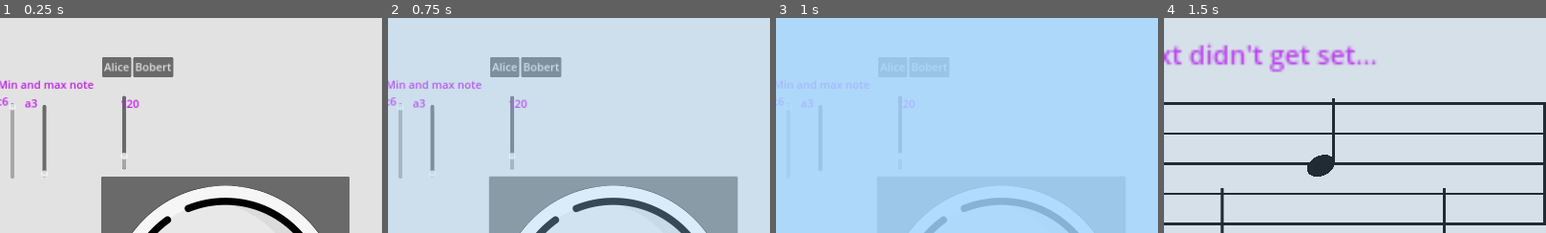
Above: before the commit, frames 1-4 (left to right).
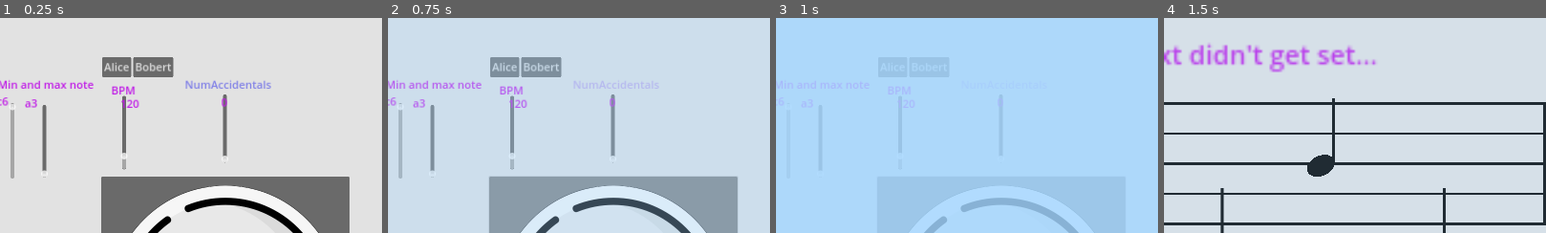
Above: after the commit, the same moments.

Repository: Sniggiho/COMP225-Reluna
Game: Godot game, scene res://Scenes/FreeplaySettingsMenu/FreeplaySettingsMenu.tscn
The game is run twice, just before and just after one commit, with the same random seed, the same clock (stepped at 60 frames per second) and the same inputs. This scene is started directly instead of the project's main scene.
Inputs (mouse positions are % of the whole screen's width and height, from its top left):
- Up to frame 1 (0.25 s): no input
- Up to frame 2 (0.75 s): click (74, 66) at 0.5 s
- Up to frame 3 (1 s): no input
- Up to frame 4 (1.5 s): click (37, 27) at 1.27 s
The pictures show only the part of the screen within x 45-95%, y 0-50%; the shares and areas given below are measured in that part.

The runs differ from the first frame. In frame 1, 1.0% of the frame differs, in the area x 29-71%, y 28-68%; in frame 2, 0.7%; in frame 3, less than 0.1%; in frame 4, nothing differs.

Commit message:
Added test shader, num accidentals now passed to GLevelData

Diff:
--- /dev/null
+++ b/Project/Scenes/FreeplaySettingsMenu/FreeplaySettingsMenu.gdshader
@@ -0,0 +1,8 @@
+shader_type canvas_item;
+
+uniform vec2 mousePosition;
+
+void fragment() {
+	COLOR.x = mousePosition.x;
+	COLOR.y = mousePosition.y;
+}
--- a/Project/Scenes/FreeplaySettingsMenu/FreeplaySettingsMenu.tscn
+++ b/Project/Scenes/FreeplaySettingsMenu/FreeplaySettingsMenu.tscn
@@ -11,6 +11,13 @@
 [ext_resource type="Script" path="res://Scenes/FreeplaySettingsMenu/MinNote.gd" id="9_vy4th"]
 [ext_resource type="Script" path="res://Scenes/FreeplaySettingsMenu/MaxNote.gd" id="10_dyvte"]
 [ext_resource type="Script" path="res://Scenes/FreeplaySettingsMenu/BPM.gd" id="11_lxjt2"]
+[ext_resource type="Script" path="res://Scenes/FreeplaySettingsMenu/NumAccidentals.gd" id="12_h41v1"]
+[ext_resource type="Shader" path="res://Scenes/FreeplaySettingsMenu/FreeplaySettingsMenu.gdshader" id="12_wkt3d"]
+[ext_resource type="Script" path="res://Scenes/FreeplaySettingsMenu/RichTextLabel.gd" id="13_3tafd"]
+
+[sub_resource type="ShaderMaterial" id="ShaderMaterial_hdgyu"]
+shader = ExtResource("12_wkt3d")
+shader_parameter/mousePosition = null
 
 [node name="FreeplaySettingsMenu" type="Node2D"]
 script = ExtResource("1_qg26p")
@@ -61,6 +68,15 @@
 allow_greater = true
 script = ExtResource("3_obu2l")
 
+[node name="numNotesLabel" type="RichTextLabel" parent="."]
+offset_left = 290.0
+offset_top = 106.0
+offset_right = 447.0
+offset_bottom = 170.0
+text = "Num notes,
+num detuned"
+fit_content = true
+
 [node name="MaxDetuneCents" type="VSlider" parent="."]
 offset_left = 561.0
 offset_top = 158.0
@@ -81,22 +97,13 @@
 value = 20.0
 script = ExtResource("6_pf2lm")
 
-[node name="Button" type="Button" parent="."]
+[node name="PlayButton" type="Button" parent="."]
 offset_left = 932.0
 offset_top = 332.0
 offset_right = 1452.0
 offset_bottom = 852.0
 theme = ExtResource("7_adwbt")
 icon = ExtResource("7_u3omm")
-
-[node name="numNotesLabel" type="RichTextLabel" parent="."]
-offset_left = 290.0
-offset_top = 106.0
-offset_right = 447.0
-offset_bottom = 165.0
-text = "Num notes,
-num detuned"
-fit_content = true
 
 [node name="detunedCents" type="RichTextLabel" parent="."]
 offset_left = 508.0
@@ -137,6 +144,33 @@
 value = 120.0
 script = ExtResource("11_lxjt2")
 
+[node name="RichTextLabel" type="RichTextLabel" parent="BPM"]
+layout_mode = 0
+offset_left = -19.0
+offset_top = -28.0
+offset_right = 57.0
+offset_bottom = 12.0
+text = "BPM"
+
+[node name="NumAccidentals" type="VSlider" parent="."]
+offset_left = 1183.0
+offset_top = 160.0
+offset_right = 1199.0
+offset_bottom = 303.0
+max_value = 6.0
+script = ExtResource("12_h41v1")
+
+[node name="RichTextLabel" type="RichTextLabel" parent="NumAccidentals"]
+material = SubResource("ShaderMaterial_hdgyu")
+layout_mode = 0
+offset_left = -76.0
+offset_top = -37.0
+offset_right = 139.0
+offset_bottom = 3.0
+text = "NumAccidentals"
+script = ExtResource("13_3tafd")
+shader = ExtResource("12_wkt3d")
+
 [connection signal="item_selected" from="DetuneDirection" to="DetuneDirection" method="_on_item_selected"]
 [connection signal="drag_ended" from="NumNotes" to="NumDetuned" method="_on_num_notes_drag_ended"]
 [connection signal="value_changed" from="NumNotes" to="NumNotes" method="_on_value_changed"]
@@ -145,9 +179,10 @@
 [connection signal="value_changed" from="MaxDetuneCents" to="MaxDetuneCents" method="_on_value_changed"]
 [connection signal="value_changed" from="MaxDetuneCents" to="MinDetuneCents" method="_on_max_detune_cents_value_changed"]
 [connection signal="value_changed" from="MinDetuneCents" to="MinDetuneCents" method="_on_value_changed"]
-[connection signal="pressed" from="Button" to="." method="_on_button_pressed"]
+[connection signal="pressed" from="PlayButton" to="." method="_on_button_pressed"]
 [connection signal="value_changed" from="MinNote" to="MinNote" method="_on_value_changed"]
 [connection signal="value_changed" from="MinNote" to="MaxNote" method="_on_min_note_value_changed"]
 [connection signal="value_changed" from="MaxNote" to="MinNote" method="_on_max_note_value_changed"]
 [connection signal="value_changed" from="MaxNote" to="MaxNote" method="_on_value_changed"]
 [connection signal="value_changed" from="BPM" to="BPM" method="_on_value_changed"]
+[connection signal="value_changed" from="NumAccidentals" to="NumAccidentals" method="_on_value_changed"]
--- /dev/null
+++ b/Project/Scenes/FreeplaySettingsMenu/NumAccidentals.gd
@@ -0,0 +1,22 @@
+extends VSlider
+
+var text : RichTextLabel = RichTextLabel.new()
+
+# Called when the node enters the scene tree for the first time.
+func _ready():
+	text.size = Vector2(100, 100)
+	text.mouse_filter = Control.MOUSE_FILTER_IGNORE
+	add_child(text)
+
+	if (GLevelData.valid):
+		value = GLevelData.numAccidentals
+
+	text.text = str(value)
+	GLevelData.numAccidentals = value
+
+
+
+## PASSED FROM SELF
+func _on_value_changed(passedValue):
+	text.text = str(passedValue)
+	GLevelData.numAccidentals = passedValue
--- /dev/null
+++ b/Project/Scenes/FreeplaySettingsMenu/RichTextLabel.gd
@@ -0,0 +1,16 @@
+extends RichTextLabel
+
+@export var shader : Shader
+
+# Called when the node enters the scene tree for the first time.
+func _ready():
+	pass # Replace with function body.
+
+
+# Called every frame. 'delta' is the elapsed time since the previous frame.
+func _process(delta):
+	var mouse = get_global_mouse_position()
+	var screen = get_viewport_rect().size
+	mouse.x /= screen.x
+	mouse.y /= screen.y
+	get_material().set_shader_parameter("mousePosition", mouse)
--- a/Project/Scenes/LevelManager/LevelManager.gd
+++ b/Project/Scenes/LevelManager/LevelManager.gd
@@ -97,7 +97,7 @@
 		_tuneCreator.setupFullManual(GLevelData.notes, GLevelData.bySharps, GLevelData.detunedAmountsList)
 	else:
 		# TODO: Implement num accidents, bySharp to freeplay settings
-		_tuneCreator.setupRand(numAccidentals, bySharp,
+		_tuneCreator.setupRand(GLevelData.numAccidentals, bySharp,
 							   GLevelData.lowestNote, GLevelData.highestNote,
 							   listOfDetunedNotes, GLevelData.detuneDir,
 							   GLevelData.maxDetuneCents, GLevelData.minDetuneCents)
@@ -195,6 +195,7 @@
 		lowestNote = GLevelData.lowestNote
 		highestNote = GLevelData.highestNote
 		detuneDirection = GLevelData.detuneDir
+		numAccidentals = GLevelData.numAccidentals
 		createListOfDetunedNotes(GLevelData.numNotes)
 		createTuneCreator(false)
 		print(GLevelData.bpm)
Not shown: 1 places in Project/Scenes/FreeplaySettingsMenu/FreeplaySettingsMenu.tscn that only renumber resources
